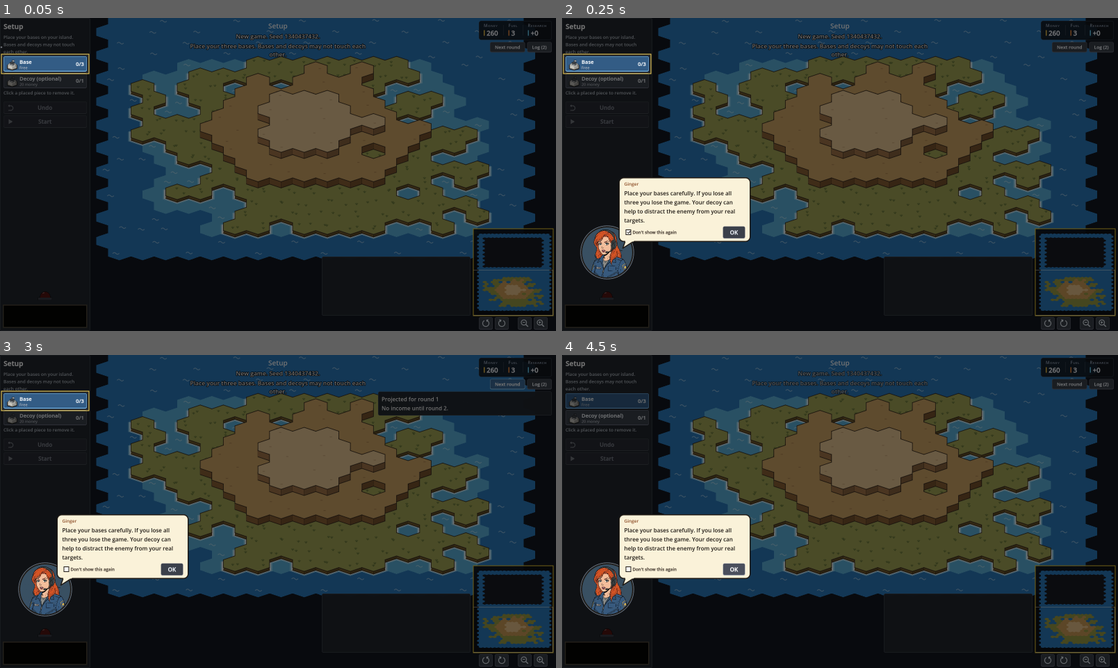
Above: before the commit, frames 1-4 (two rows, left to right).
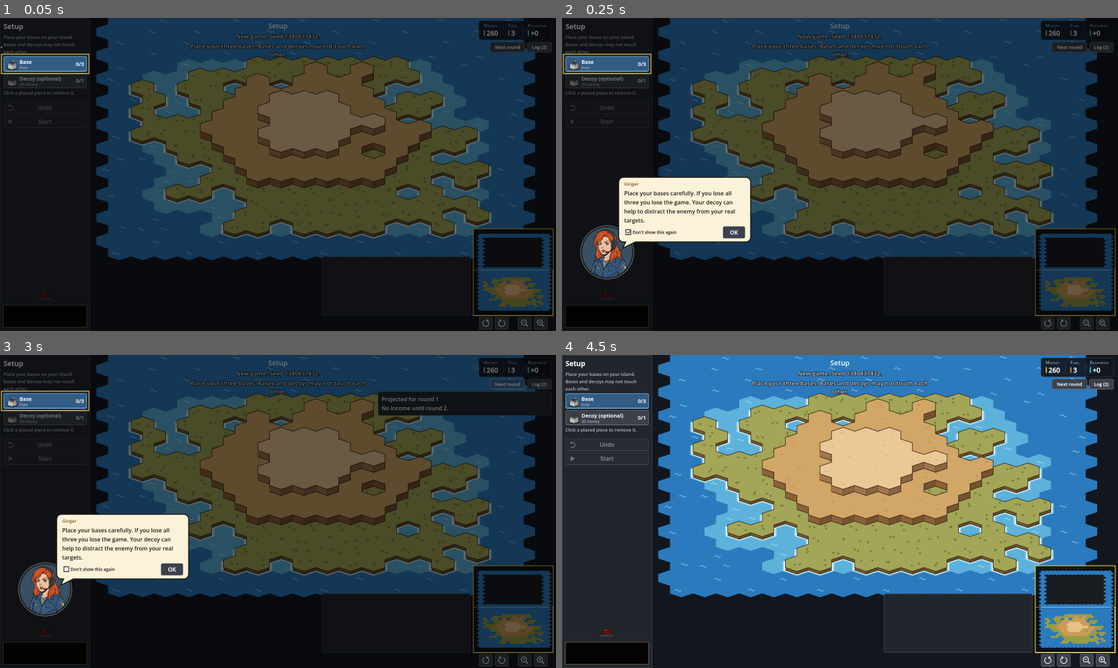
Above: after the commit, the same moments.

Repository: abeuscher/archipelago-game
Game: Godot game, scene res://game/main.tscn
Same seed, same stepped clock (60 frames per second), same inputs: the game is played once before the commit and once after it.
Inputs:
- Up to frame 1 (0.05 s): no input
- Up to frame 2 (0.25 s): no input
- Up to frame 3 (3 s): click "Don't show this again" at 0.5 s; click "Don't show this again" at 1.25 s; click "Don't show this again" at 2 s; click "Next round" at 2.75 s
- Up to frame 4 (4.5 s): click "Next round" at 3.5 s; click "OK" at 4.25 s

Frame 1 is identical in both runs. In frame 2, 0.4% of the frame differs, in the area x 10-34%, y 50-74%; in frame 3, 0.4%; in frame 4, 82%, in the area x 0-100%, y 0-100%.

Commit message:
Fix OK not closing the speech bubble; draw bubble and tail as one outlined shape
Co-Authored-By: Claude Opus 5.5 <noreply@anthropic.com>

Diff:
--- a/game/announcer.gd
+++ b/game/announcer.gd
@@ -37,8 +37,9 @@
 
 var _spot: Control
 var _face: Control
+var _box: Control               ## the bubble: outline shape plus its content, popped as one
 var _bubble: PanelContainer
-var _tail: Control
+var _tail: Control                ## draws the bubble's outline, tail included, as one shape
 var _name: Label
 var _text: Label
 var _forever: CheckBox
@@ -63,19 +64,22 @@
 	_face.draw.connect(_draw_face)
 	add_child(_face)
 
+	_box = Control.new()
+	_box.mouse_filter = Control.MOUSE_FILTER_IGNORE
+	_box.visible = false
+	add_child(_box)
+	_tail = Control.new()
+	_tail.mouse_filter = Control.MOUSE_FILTER_IGNORE
+	_tail.draw.connect(_draw_tail)
+	_box.add_child(_tail)
 	_bubble = PanelContainer.new()
-	_bubble.visible = false
-	var st := StyleBoxFlat.new()
-	st.bg_color = CREAM
-	st.border_color = INK
-	st.set_border_width_all(3)
-	st.set_corner_radius_all(14)
+	var st := StyleBoxEmpty.new()
 	st.content_margin_left = 16
 	st.content_margin_right = 16
 	st.content_margin_top = 10
 	st.content_margin_bottom = 10
 	_bubble.add_theme_stylebox_override("panel", st)
-	add_child(_bubble)
+	_box.add_child(_bubble)
 	var v := VBoxContainer.new()
 	v.add_theme_constant_override("separation", 6)
 	_bubble.add_child(v)
@@ -112,14 +116,6 @@
 	_ok.pressed.connect(_on_ok)
 	row.add_child(_ok)
 
-	# The tail goes over the bubble so it can cover the bubble's border where
-	# they join, making one shape.
-	_tail = Control.new()
-	_tail.mouse_filter = Control.MOUSE_FILTER_IGNORE
-	_tail.visible = false
-	_tail.draw.connect(_draw_tail)
-	add_child(_tail)
-
 
 func _load_characters() -> void:
 	var parsed = JSON.parse_string(FileAccess.get_file_as_string(PATH))
@@ -187,12 +183,10 @@
 		var id := String(_msg["tip"]["id"])
 		var forever := _forever.button_pressed
 		_tip = null
-		_msg = null
-		tip_dismissed.emit(id, forever)
+		tip_dismissed.emit(id, forever)   # may set the next tip
 		_refresh()
 	else:
 		_queue.pop_front()
-		_msg = null
 		_refresh()
 
 
@@ -230,8 +224,7 @@
 	if pop_face:
 		_face.visible = true
 		_face.scale = Vector2(0.05, 0.05)
-		_bubble.visible = false
-		_tail.visible = false
+		_box.visible = false
 		var t := _face.create_tween()
 		t.tween_property(_face, "scale", Vector2.ONE, POP_SECONDS).set_trans(Tween.TRANS_BACK).set_ease(Tween.EASE_OUT)
 		t.tween_callback(_pop_bubble)
@@ -241,18 +234,16 @@
 
 func _pop_bubble() -> void:
 	_layout()
-	_bubble.visible = true
-	_tail.visible = true
-	_bubble.scale = Vector2(0.7, 0.7)
-	_bubble.modulate.a = 0.0
-	var t := _bubble.create_tween().set_parallel(true)
-	t.tween_property(_bubble, "scale", Vector2.ONE, BUBBLE_POP_SECONDS).set_trans(Tween.TRANS_BACK).set_ease(Tween.EASE_OUT)
-	t.tween_property(_bubble, "modulate:a", 1.0, BUBBLE_POP_SECONDS)
+	_box.visible = true
+	_box.scale = Vector2(0.7, 0.7)
+	_box.modulate.a = 0.0
+	var t := _box.create_tween().set_parallel(true)
+	t.tween_property(_box, "scale", Vector2.ONE, BUBBLE_POP_SECONDS).set_trans(Tween.TRANS_BACK).set_ease(Tween.EASE_OUT)
+	t.tween_property(_box, "modulate:a", 1.0, BUBBLE_POP_SECONDS)
 
 
 func _hide_all() -> void:
-	_bubble.visible = false
-	_tail.visible = false
+	_box.visible = false
 	_spot.visible = false
 	if _face.visible:
 		var t := _face.create_tween()
@@ -277,11 +268,13 @@
 	var bx := _face.position.x + d * 0.72
 	var bottom := _face.position.y + d * 0.30
 	var by := maxf(8.0, bottom - bs.y)
-	_bubble.position = Vector2(bx, by)
+	_box.position = Vector2(bx, by)
+	_box.size = bs
+	_box.pivot_offset = Vector2(34, bs.y)
+	_bubble.position = Vector2.ZERO
 	_bubble.size = bs
-	_bubble.pivot_offset = Vector2(24, bs.y)
 	_tail.position = Vector2.ZERO
-	_tail.size = get_viewport_rect().size
+	_tail.size = bs
 	_tail.queue_redraw()
 
 
@@ -328,24 +321,35 @@
 	return _portraits[who]
 
 
-## The bubble's tail: from its lower-left edge down to the face.
+## The bubble's outline as one closed shape: a rounded box with the tail
+## built into its bottom edge, pointing down at the face. Filled cream, then
+## inked once all the way round, so the join is seamless.
 func _draw_tail() -> void:
-	if not _bubble.visible:
-		return
-	var b := Rect2(_bubble.position, _bubble.size)
-	# The base sits just inside the bubble, above its 3 px border, so the
-	# cream fill hides the border there; only the two sides are inked, from
-	# the border's outer edge down to the tip.
-	var inside := b.end.y - 5.0
-	var edge := b.end.y
-	var x0 := b.position.x + 20.0
-	var x1 := b.position.x + 48.0
-	var tip := _face.position + Vector2(_face.size.x * 0.80, _face.size.y * 0.42)
-	_tail.draw_colored_polygon(PackedVector2Array([Vector2(x0, inside), Vector2(x1, inside), tip]), CREAM)
-	var a := Vector2(x0 + (tip.x - x0) * (edge - inside) / maxf(tip.y - inside, 1.0), edge)
-	var c := Vector2(x1 + (tip.x - x1) * (edge - inside) / maxf(tip.y - inside, 1.0), edge)
-	_tail.draw_line(a, tip, INK, 3.0, true)
-	_tail.draw_line(tip, c, INK, 3.0, true)
+	var w := _bubble.size.x
+	var h := _bubble.size.y
+	var r := 14.0
+	var tip := _face.position + Vector2(_face.size.x * 0.80, _face.size.y * 0.42) - _box.position
+	var x0 := 20.0      # tail base, left
+	var x1 := 48.0      # tail base, right
+	var pts := PackedVector2Array()
+	_arc(pts, Vector2(r, r), r, PI, 1.5 * PI)                 # top left
+	_arc(pts, Vector2(w - r, r), r, 1.5 * PI, TAU)            # top right
+	_arc(pts, Vector2(w - r, h - r), r, 0.0, 0.5 * PI)        # bottom right
+	pts.append(Vector2(x1, h))
+	pts.append(tip)
+	pts.append(Vector2(x0, h))
+	_arc(pts, Vector2(r, h - r), r, 0.5 * PI, PI)             # bottom left
+	_tail.draw_colored_polygon(pts, CREAM)
+	var closed := pts.duplicate()
+	closed.append(pts[0])
+	closed.append(pts[1])   # overlap the start so the first corner joins cleanly
+	_tail.draw_polyline(closed, INK, 3.0, true)
+
+
+static func _arc(pts: PackedVector2Array, c: Vector2, r: float, a0: float, a1: float) -> void:
+	for k in 7:
+		var a := lerpf(a0, a1, k / 6.0)
+		pts.append(c + Vector2(cos(a), sin(a)) * r)
 
 
 ## Dims everything but the anchor of the tip on screen, which gets a bright
--- a/tools/capture.gd
+++ b/tools/capture.gd
@@ -66,8 +66,8 @@
 	await _shot("03a_round_announced")
 	await create_timer(3.8).timeout   # the announcement closes itself
 	await _shot("03_build_tip")
-	main._on_tip_dismissed("round_timer", true)
-	main._refresh()
+	main.hud.announcer._ok.pressed.emit()   # the real OK button
+	await create_timer(0.3).timeout
 	await _shot("03b_launcher_tip")
 	main.tool = "anti_air"
 	main._refresh()
@@ -114,6 +114,9 @@
 	main._attack()
 	await create_timer(2.6).timeout
 	await _shot("14_playout")
+	main.hud.announcer._ok.pressed.emit()
+	await create_timer(0.3).timeout
+	await _shot("14b_announcement_closed")
 	while main.ui == main.Ui.PLAYOUT:
 		await process_frame
 	main.hud._log_button.button_pressed = true
